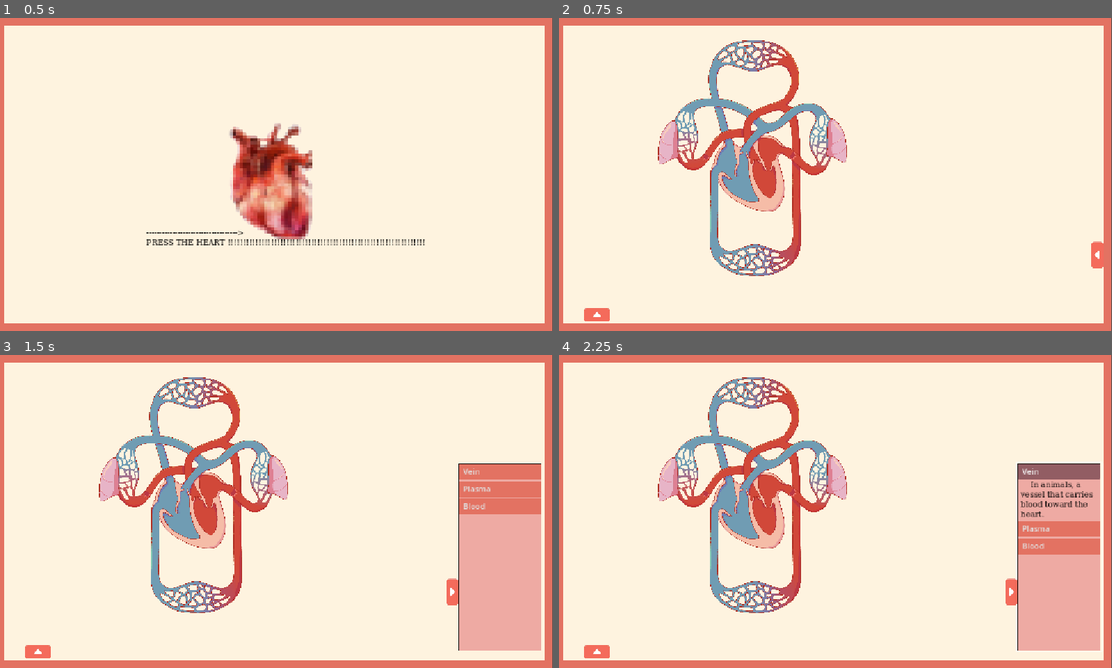
Above: before the commit, frames 1-4 (two rows, left to right).
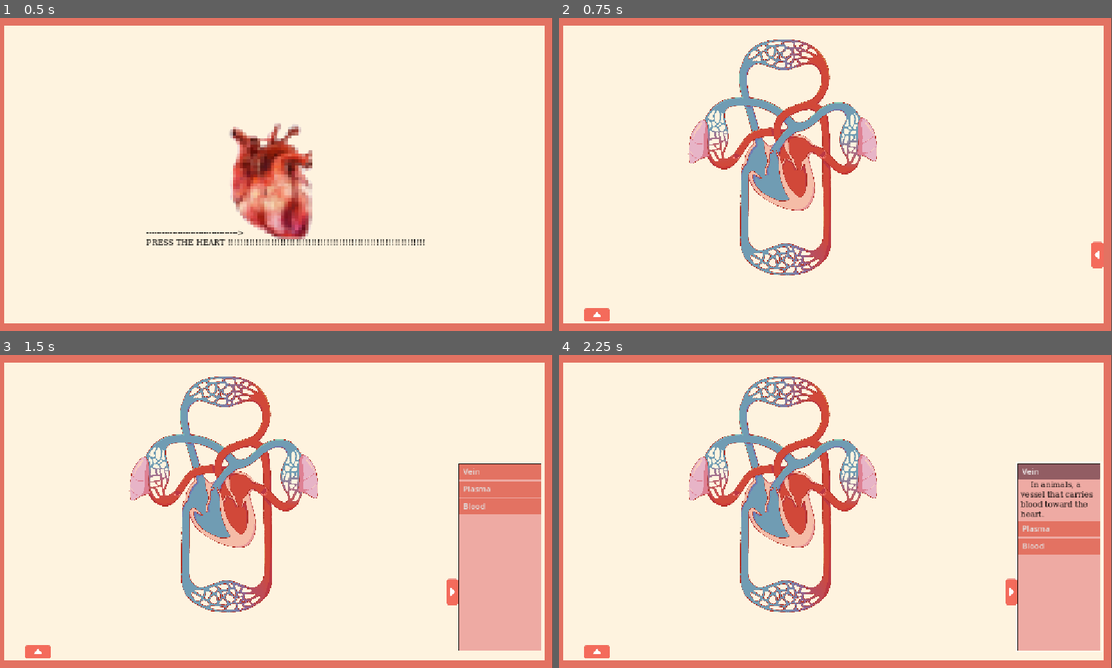
Above: after the commit, the same moments.

Repository: taxiLotus/Bio-Project-Godot
Game: Godot game, scene res://Game/Scenes/main.tscn
Two runs of this game, one before a commit and one after it. Both use one fixed random seed, a clock stepped at 60 frames per second and the inputs below.
Inputs (mouse positions are in pixels of both pictures, inside the frame that each line leads up to):
- Up to frame 1 (0.5 s): no input
- Up to frame 2 (0.75 s): click (829, 180) at 0.5 s
- Up to frame 3 (1.5 s): click (536, 592) at 1.25 s
- Up to frame 4 (2.25 s): click "Vein" at 2 s

Frame 1 is identical in both runs. In frame 2, 12% of the frame differs, in the area x 17-58%, y 6-83%; in frame 3, 12%; in frame 4, 12%.

Commit message:
cooldown

Diff:
--- /dev/null
+++ b/bio-teaching-project/Game/Misc/darken_shader.gdshader
@@ -0,0 +1,9 @@
+shader_type canvas_item;
+
+uniform float difference: hint_range(0.0, 1.0) = 0.0;
+
+void fragment() {
+    vec4 tex = texture(TEXTURE, UV);
+    COLOR.rgb = tex.rgb - vec3(difference);
+    COLOR.a = tex.a;
+}
--- /dev/null
+++ b/bio-teaching-project/Game/Misc/darken_shader.tscn
@@ -0,0 +1,12 @@
+[gd_scene load_steps=4 format=3 uid="uid://bos2bftnqg46v"]
+
+[ext_resource type="Shader" uid="uid://bqhxpe04s3u7r" path="res://game/Misc/darken_shader.gdshader" id="1_wqsvu"]
+[ext_resource type="Texture2D" uid="uid://cjnq7sifwrkto" path="res://icon.svg" id="2_rutvf"]
+
+[sub_resource type="ShaderMaterial" id="ShaderMaterial_r452i"]
+shader = ExtResource("1_wqsvu")
+shader_parameter/difference = 0.0
+
+[node name="DarkenShader" type="Sprite2D"]
+material = SubResource("ShaderMaterial_r452i")
+texture = ExtResource("2_rutvf")
--- a/bio-teaching-project/Game/Scenes/main.tscn
+++ b/bio-teaching-project/Game/Scenes/main.tscn
@@ -1,6 +1,6 @@
 [gd_scene load_steps=2 format=3 uid="uid://t6sqm5kikuw3"]
 
-[ext_resource type="PackedScene" uid="uid://bt4fjr3ldsqj0" path="res://Game/Scenes/screens/start_screen.tscn" id="1_20rwd"]
+[ext_resource type="PackedScene" uid="uid://bt4fjr3ldsqj0" path="res://game/scenes/screens/start_screen.tscn" id="1_20rwd"]
 
 [node name="Main" type="Node2D"]
 
--- a/bio-teaching-project/Game/Scenes/screens/organ_screen.tscn
+++ b/bio-teaching-project/Game/Scenes/screens/organ_screen.tscn
@@ -1,11 +1,11 @@
 [gd_scene load_steps=7 format=3 uid="uid://cpqfmm47kfr2y"]
 
-[ext_resource type="Script" uid="uid://c4jqfa6o58u8g" path="res://Game/Scenes/screens/scroll_container.gd" id="1_ghesr"]
-[ext_resource type="Script" uid="uid://tjse0npxi2f" path="res://Game/Scenes/screens/vocab_container.gd" id="1_vrbqd"]
-[ext_resource type="Script" uid="uid://cvo7kt07q2cc5" path="res://Game/Scenes/screens/button.gd" id="2_vrbqd"]
-[ext_resource type="Script" uid="uid://blf5a3egwrk1k" path="res://Game/Scenes/screens/bottom_pannel_expand.gd" id="4_emm2d"]
-[ext_resource type="PackedScene" uid="uid://6sxxul5ynxuf" path="res://Game/Scenes/tab_container.tscn" id="5_lltde"]
-[ext_resource type="PackedScene" uid="uid://djskpth1jijmp" path="res://Game/Types/full_system.tscn" id="6_g0fia"]
+[ext_resource type="Script" uid="uid://c4jqfa6o58u8g" path="res://game/scenes/screens/scroll_container.gd" id="1_ghesr"]
+[ext_resource type="Script" uid="uid://tjse0npxi2f" path="res://game/scenes/screens/vocab_container.gd" id="1_vrbqd"]
+[ext_resource type="Script" uid="uid://cvo7kt07q2cc5" path="res://game/scenes/screens/button.gd" id="2_vrbqd"]
+[ext_resource type="Script" uid="uid://blf5a3egwrk1k" path="res://game/scenes/screens/bottom_pannel_expand.gd" id="4_emm2d"]
+[ext_resource type="PackedScene" uid="uid://6sxxul5ynxuf" path="res://game/scenes/tab_container.tscn" id="5_lltde"]
+[ext_resource type="PackedScene" uid="uid://djskpth1jijmp" path="res://game/Types/full_system.tscn" id="6_g0fia"]
 
 [node name="AfterStart" type="Control"]
 layout_mode = 3
@@ -26,6 +26,12 @@
 size_flags_horizontal = 3
 size_flags_vertical = 3
 script = ExtResource("1_vrbqd")
+
+[node name="ClickableOrgan" parent="." instance=ExtResource("6_g0fia")]
+offset_left = 28.0
+offset_top = 26.0
+offset_right = 28.0
+offset_bottom = 26.0
 
 [node name="VocabExpandButton" type="TextureButton" parent="."]
 layout_mode = 2
@@ -56,11 +62,5 @@
 offset_right = 704.0
 offset_bottom = 763.0
 
-[node name="ClickableOrgan" parent="." instance=ExtResource("6_g0fia")]
-offset_left = -35.0
-offset_top = 28.0
-offset_right = -35.0
-offset_bottom = 28.0
-
 [connection signal="pressed" from="VocabExpandButton" to="ScrollContainer" method="_on_button_pressed"]
 [connection signal="pressed" from="BottomPannelExpand" to="BottomPannelExpand" method="_on_pressed"]
--- a/bio-teaching-project/Game/Scenes/screens/start_screen.tscn
+++ b/bio-teaching-project/Game/Scenes/screens/start_screen.tscn
@@ -1,7 +1,7 @@
 [gd_scene load_steps=4 format=3 uid="uid://bt4fjr3ldsqj0"]
 
-[ext_resource type="Script" uid="uid://b6djsomk0d4f7" path="res://Game/Scenes/start_button.gd" id="1_2eerm"]
-[ext_resource type="Script" uid="uid://djpjao26167l2" path="res://Game/Scenes/screens/start_screen.gd" id="1_sopfb"]
+[ext_resource type="Script" uid="uid://b6djsomk0d4f7" path="res://game/scenes/start_button.gd" id="1_2eerm"]
+[ext_resource type="Script" uid="uid://djpjao26167l2" path="res://game/scenes/screens/start_screen.gd" id="1_sopfb"]
 
 [sub_resource type="ImageTexture" id="ImageTexture_sopfb"]
 
--- a/bio-teaching-project/Game/Scenes/tab_container.tscn
+++ b/bio-teaching-project/Game/Scenes/tab_container.tscn
@@ -1,6 +1,6 @@
 [gd_scene load_steps=2 format=3 uid="uid://6sxxul5ynxuf"]
 
-[ext_resource type="Script" uid="uid://dm2aktxduvk4g" path="res://Game/Scenes/tab_container.gd" id="1_bmghs"]
+[ext_resource type="Script" uid="uid://dm2aktxduvk4g" path="res://game/scenes/tab_container.gd" id="1_bmghs"]
 
 [node name="TabContainer" type="PanelContainer"]
 offset_left = 39.0
--- /dev/null
+++ b/bio-teaching-project/Game/Types/button.gd
@@ -0,0 +1,36 @@
+extends TextureRect
+
+var shade_var = 0
+var shade_inc = 0
+var darkening = false
+
+func _on_atria_mouse_entered() -> void:
+	shade_var = 0.1
+	if(material.get_shader_parameter('difference') <= shade_var):
+		shade_inc = 0.1
+		darkening = true
+	else:
+		shade_inc = -0.1
+		darkening = false
+
+
+
+func _on_atria_mouse_exited() -> void:
+	shade_var = 0
+	if(material.get_shader_parameter('difference') <= shade_var):
+		shade_inc = 0.1
+		darkening = true
+	else:
+		shade_inc = -0.1
+		darkening = false
+
+
+func _process(delta: float) -> void:
+	material.set_shader_parameter('difference', material.get_shader_parameter('difference') + shade_inc)
+
+	if darkening == true and material.get_shader_parameter('difference') >= shade_var:
+		shade_inc = 0
+		material.set_shader_parameter('difference', shade_var)
+	if darkening == false and material.get_shader_parameter('difference') <= shade_var:
+		shade_inc = 0
+		material.set_shader_parameter('difference', shade_var)
--- a/bio-teaching-project/Game/Types/full_system.tscn
+++ b/bio-teaching-project/Game/Types/full_system.tscn
@@ -1,9 +1,14 @@
-[gd_scene load_steps=5 format=3 uid="uid://djskpth1jijmp"]
+[gd_scene load_steps=7 format=3 uid="uid://djskpth1jijmp"]
 
+[ext_resource type="Shader" uid="uid://bqhxpe04s3u7r" path="res://game/Misc/darken_shader.gdshader" id="1_2rxd4"]
 [ext_resource type="Texture2D" uid="uid://by8inul8uc4p5" path="res://sprites/full_system.png" id="1_3pbw1"]
 [ext_resource type="Texture2D" uid="uid://cqmpgid1kfswo" path="res://sprites/atrium_hover.png" id="2_1sk6f"]
 [ext_resource type="BitMap" uid="uid://bapccbeoqsysf" path="res://sprites/atrium_click.png" id="2_ptmac"]
-[ext_resource type="Script" uid="uid://uijhbygi376k" path="res://Game/Types/texture_button.gd" id="4_3pjr0"]
+[ext_resource type="Script" uid="uid://cgkq4rfvoyif3" path="res://Game/Types/button.gd" id="2_v8rwn"]
+
+[sub_resource type="ShaderMaterial" id="ShaderMaterial_uwrxs"]
+shader = ExtResource("1_2rxd4")
+shader_parameter/difference = 0.0
 
 [node name="ClickableOrgan" type="Control"]
 layout_mode = 3
@@ -15,9 +20,11 @@
 offset_bottom = 520.0
 
 [node name="Button" type="TextureRect" parent="Container"]
+material = SubResource("ShaderMaterial_uwrxs")
 layout_mode = 2
 texture = ExtResource("1_3pbw1")
 expand_mode = 1
+script = ExtResource("2_v8rwn")
 
 [node name="Atria" type="TextureButton" parent="Container"]
 layout_mode = 2
@@ -26,4 +33,7 @@
 texture_click_mask = ExtResource("2_ptmac")
 ignore_texture_size = true
 stretch_mode = 0
-script = ExtResource("4_3pjr0")
+
+[connection signal="mouse_entered" from="Container/Atria" to="Container/Button" method="_on_atria_mouse_entered"]
+[connection signal="mouse_exited" from="Container/Atria" to="Container/Button" method="_on_atria_mouse_exited"]
+[connection signal="pressed" from="Container/Atria" to="Container/Button" method="_on_atria_pressed"]
Binary file added: bio-teaching-project/Bio Teaching Project.apple-touch-icon.png
Not shown, added: bio-teaching-project/Bio Teaching Project.apple-touch-icon.png.import
Binary file added: bio-teaching-project/Bio Teaching Project.icon.png
Not shown, added: bio-teaching-project/Bio Teaching Project.icon.png.import
Binary file added: bio-teaching-project/Bio Teaching Project.png
Not shown, added: bio-teaching-project/Bio Teaching Project.png.import
Not shown, changed: bio-teaching-project/Game/Misc/Kiwi Fruit.otf.import
Not shown, added: bio-teaching-project/Game/Misc/darken_shader.gdshader.uid
Not shown, added: bio-teaching-project/Game/Types/button.gd.uid
Not shown, added: bio-teaching-project/export_presets.cfg
Not shown, added: bio-teaching-project/Bio Teaching Project.audio.position.worklet.js
Not shown, added: bio-teaching-project/Bio Teaching Project.audio.worklet.js
(and 4 more such lines)
